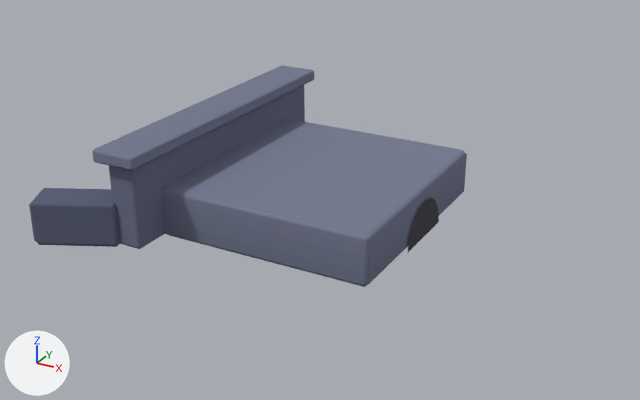
The glTF model public/assets/toycar/set-culvert.glb, before and after one commit.
Rendered twice from a 50 mm lens placed at (3.1, -7.84, 4.08), pointed at (-1.1, -0.21, 0.27). Arrows for +X, +Y and +Z are at lower left; the lights stay in place. The picture after the commit comes second. Vertices at exactly the same position are counted once.

Names of what the first picture shows: 'culvert'.
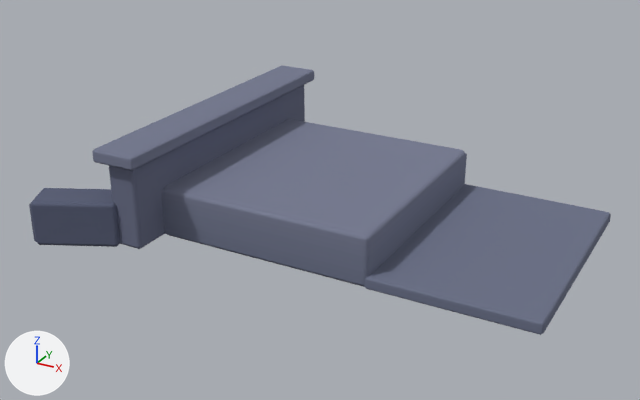
Diff of the bpy script that builds the scene:
```diff
--- a/public/assets/toycar/set-culvert.glb.py
+++ b/public/assets/toycar/set-culvert.glb.py
@@ me_culvert @@
 # used by ob_culvert; location = (-1.2, 0.0, 0.275)
-me_culvert.from_pydata(...)  # 140 vertices, 236 faces; spans x -2.34..1.22, y -2.11..2.11, z -0.28..0.79
+me_culvert.from_pydata(...)  # 130 vertices, 228 faces; spans x -2.34..1.2, y -2.11..2.11, z -0.28..0.79
+# me_culvert part 1: the loose piece of 10 vertices spanning x 1.22, y -0.42..0.42, z -0.28..0.14 is deleted
 me_culvert.materials.append(mat_colormap)
@@ me_apron @@
+me_apron.from_pydata(...)  # 24 vertices, 44 faces; spans x -0.85..0.85, y -1.3..1.3, z -0.06..0.06
+me_apron.materials.append(mat_colormap)  # picture img_colormap_png
@@ ob_apron @@
+ob_apron = bpy.data.objects.new('apron', me_apron)
+ob_apron.location = (0.8, 0.0, 0.065)
```

Changed parts and their boxes (x1, y1, x2, y2) in the pictures (640 x 400 px):
'apron', added (blue)
    after: (364, 184, 611, 335)
part 1 of me_culvert, deleted
    before: (407, 198, 439, 253)
